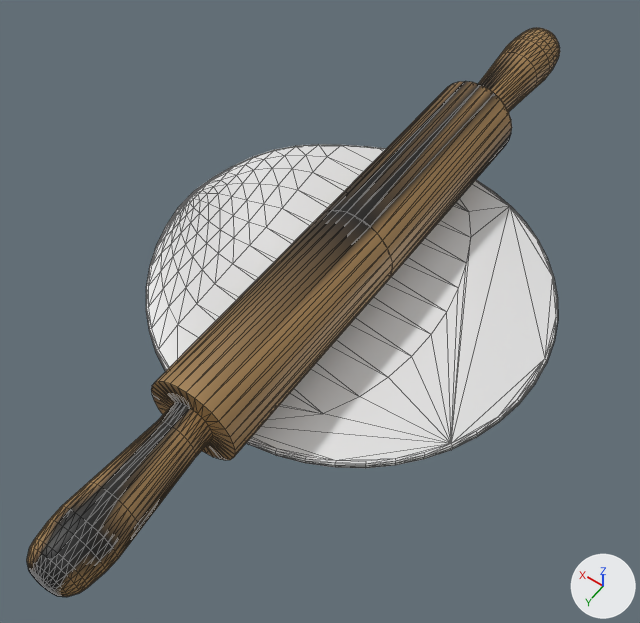
One commit to the glTF model Rollingpin.glb: the scene before it, then after it.
Camera for both pictures: a 50 mm lens placed at (-9.9, 15.7, 20.5), pointed at (0.0, 1.8, -1.4). Every picture has the same lights, and +X, +Y and +Z are marked at lower right. Mesh edges are drawn as thin lines. Where no turn or scale is listed for an object, it has been applied to the vertices. Vertices at the same position are counted once.

Objects in the first picture: 'BezierCircle.001', 'Cylinder'.
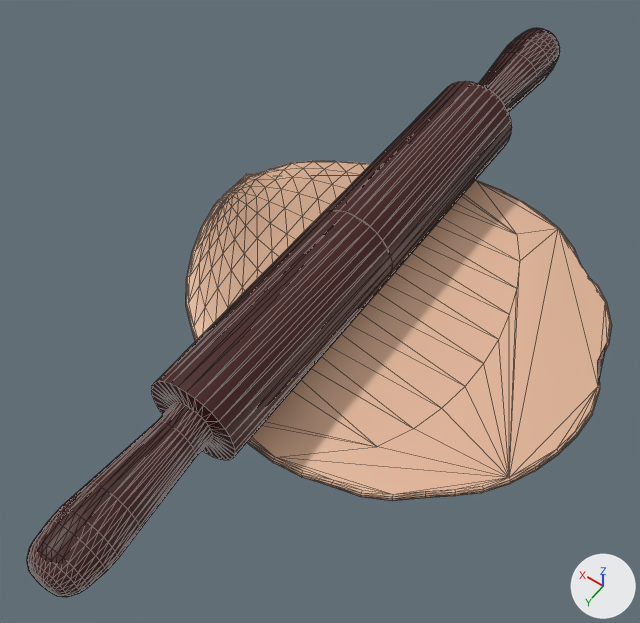
The newer file is also rescaled (x0.284), turned or shifted as a whole; pictures and numbers use the older file's frame.

Location of each change, [x1, y1, x2, y2] in pixels of the pictures (640 x 623 px):
```json
{"object": "BezierCircle.003", "change": "added", "after": [186, 161, 612, 501], "on screen": "beige"}
{"object": "BezierCircle.001", "change": "deleted", "before": [146, 144, 558, 468]}
{"part": 1, "of": "me_cylinder", "change": "recoloured", "before": [27, 28, 560, 597], "after": [27, 28, 560, 597]}
{"part": 2, "of": "me_cylinder", "change": "recoloured", "before": [27, 53, 517, 597], "after": [27, 53, 517, 597]}
```

Scene script edits in JSON lines:
```json
{"op": "add", "block": "mat_material_001", "code": ["mat_material_001 = bpy.data.materials.new('Material.001')", "# nodes: BsdfPrincipled, Mix, OutputMaterial, VertexColor", "# colours: orange #ffac76"]}
{"op": "add", "block": "mat_material_002", "code": ["mat_material_002 = principled_material('Material.002')", "mat_material_002.base_color = (0.8, 0.493, 0.335)  # beige #e7ba9d"]}
{"block": "me_cylinder", "where": "me_cylinder.from_pydata(...)  # 768 vertices, 1562 faces; spans x -1.5..1.5, y -13.1..13.1, z -1.5..1.5"}
{"block": "me_cylinder", "where": "# used by ob_cylinder; location = (0.0, 0.0, -0.1)"}
{"op": "remove", "block": "me_cylinder", "code": "me_cylinder.materials.append(mat_defaultmaterial)"}
{"block": "me_cylinder", "change": "me_cylinder part 1: 1197 faces centred in x -1.5..1.5, y -13.1..13.0, z -1.5..1.5 are repainted in the vertex colours; the middle colour goes from brown #a17e4f to brown #3f1507"}
{"block": "me_cylinder", "change": "me_cylinder part 2: 347 faces centred in x -1.4..1.4, y -9.9..13.1, z -1.3..1.5 are repainted in the vertex colours; the middle colour goes from black #060503 to brown #3f1507"}
{"op": "add", "block": "me_cylinder", "code": "me_cylinder.materials.append(mat_material_001)"}
{"op": "add", "block": "me_mesh_001", "code": ["me_mesh_001 = bpy.data.meshes.new('Mesh.001')", "me_mesh_001.from_pydata(...)  # 428 vertices, 852 faces; spans x -6.64..6.82, y -6.64..6.64, z -1.05..1.47", "me_mesh_001.materials.append(mat_material_002)  # beige #e7ba9d"]}
{"op": "remove", "block": "ob_beziercircle_001", "code": ["ob_beziercircle_001 = bpy.data.objects.new('BezierCircle.001', me_mesh)", "ob_beziercircle_001.location = (0.0, 0.0, -1.57)"]}
{"op": "add", "block": "ob_beziercircle_003", "code": ["ob_beziercircle_003 = bpy.data.objects.new('BezierCircle.003', me_mesh_001)", "ob_beziercircle_003.location = (-1.86, 0.0, -1.57)"]}
```
